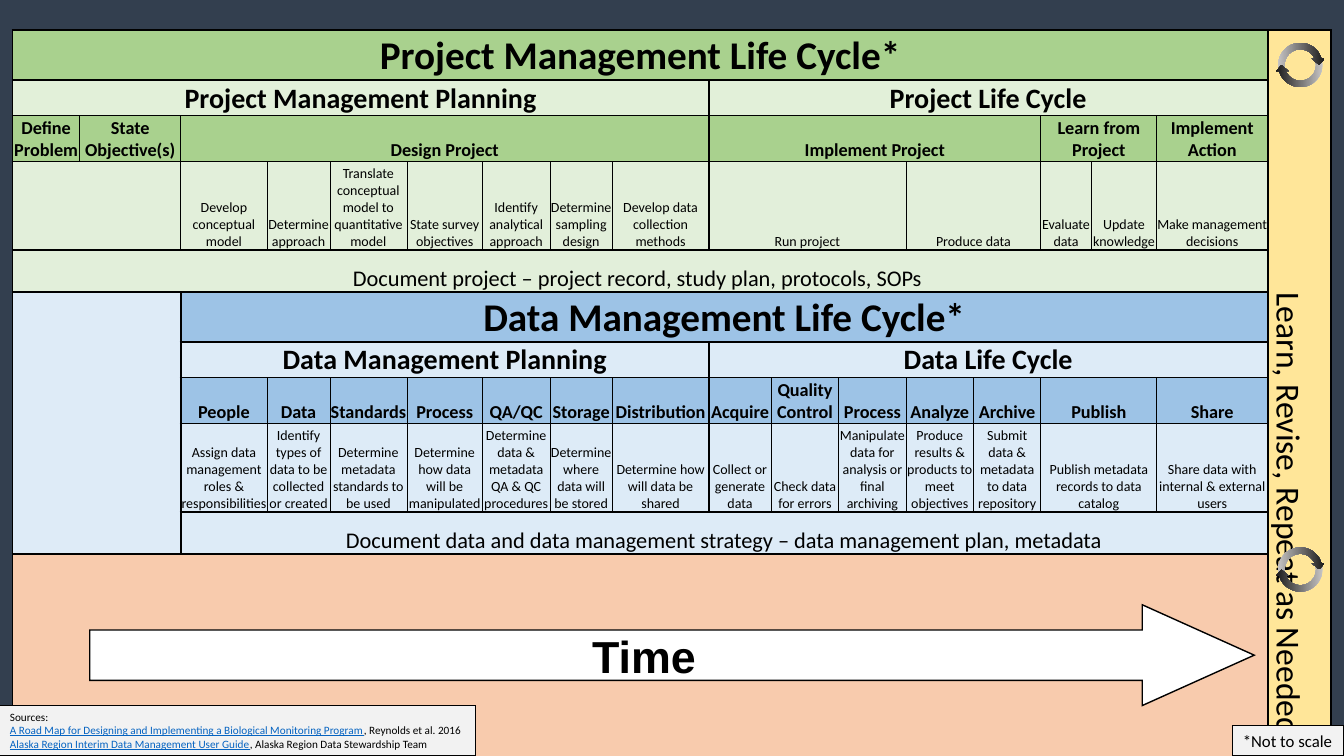
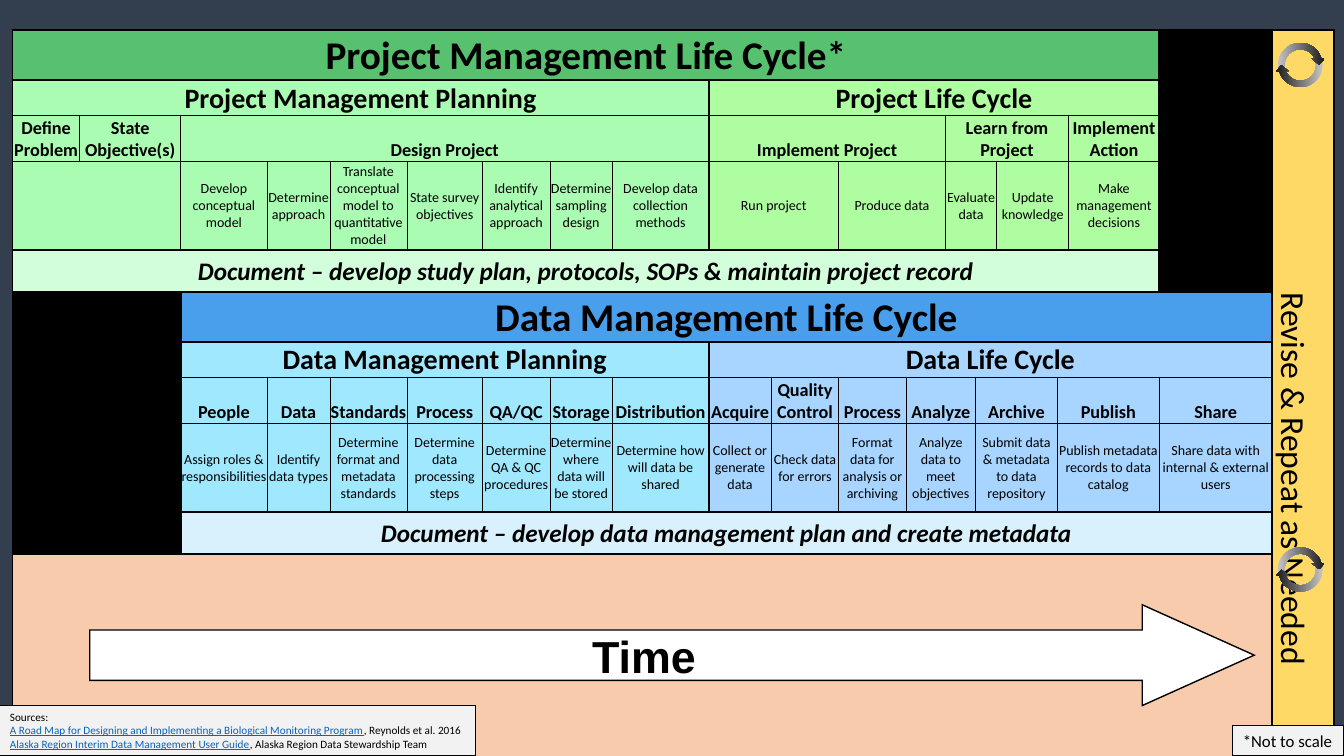
Before and after one commit to USFWS/data-mgt-with-r, a slide deck: slide 1 of docs/images/project_and_data_life_cycles_graphic.pptx. Drawn at 1344x756 pixels with LibreOffice and Linux fonts; fonts in the diff are those of the drawing. Boxes give left, top, right and bottom in pixels: in the first picture for what was removed or moved away, otherwise in the second. Text is boxed around its words. In the diff, an @@ line names an element or a change of style, - is before the commit and + after.

Commit message:
Move Adam's images to docs/images. Update McCrea's slides.

```diff
--- a/docs/images/project_and_data_life_cycles_graphic.pptx
+++ b/docs/images/project_and_data_life_cycles_graphic.pptx
@@ table at (12,30,1334,666) @@
-column 1, row 5: Document project – project record, study plan, protocols, SOPs
+column 1, row 5: Document – develop study plan, protocols, SOPs & maintain project record
-column 3:  |  | Design Project | Develop conceptual model |  | Data Management Life Cycle* | Data Management Planning | People | Assign data management roles & responsibilities | Document data and data management strategy – data management plan, metadata | 
+column 3:  |  | Design Project | Develop conceptual model |  | Data Management Life Cycle | Data Management Planning | People | Assign roles & responsibilities | Document – develop data management plan and create metadata | 
-column 4, row 9: Identify types of data to be collected or created
+column 4, row 9: Identify data types
-column 5, row 9: Determine metadata standards to be used
+column 5, row 9: Determine format and metadata standards
-column 6, row 9: Determine how data will be manipulated
+column 6, row 9: Determine data processing steps
-column 7, row 9: Determine data & metadata QA & QC procedures
+column 7, row 9: Determine QA & QC procedures
-column 12:  |  |  |  |  |  |  | Process | Manipulate data for analysis or final archiving |  | 
-column 13:  |  |  | Produce data |  |  |  | Analyze | Produce results & products to meet objectives |  | 
+column 12:  |  |  | Produce data |  |  |  | Process | Format data for analysis or archiving |  | 
+column 13:  |  |  |  |  |  |  | Analyze | Analyze data to meet objectives |  | 
+column 14:  |  | Learn from Project | Evaluate data |  |  |  |  |  |  | 
-column 15:  |  | Learn from Project | Evaluate data |  |  |  | Publish | Publish metadata records to data catalog |  | 
-column 17:  |  | Implement Action | Make management decisions |  |  |  | Share | Share data with internal & external users |  | 
-column 18: Learn, Revise, Repeat as Needed |  |  |  |  |  |  |  |  |  | 
+column 17:  |  |  |  |  |  |  | Publish | Publish metadata records to data catalog |  | 
+column 18:  |  | Implement Action | Make management decisions |  |  |  |  |  |  | 
+column 19:  |  |  |  |  |  |  | Share | Share data with internal & external users |  | 
+column 20: Revise & Repeat as Needed |  |  |  |  |  |  |  |  |  | 
```
Also in this commit, not shown: 56 other files.
